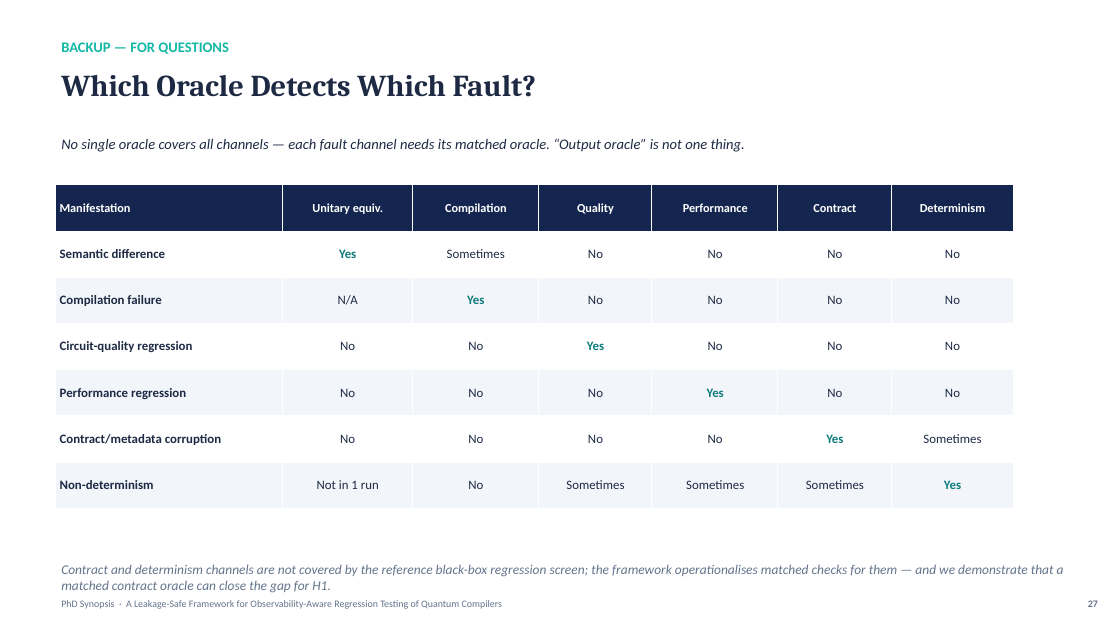
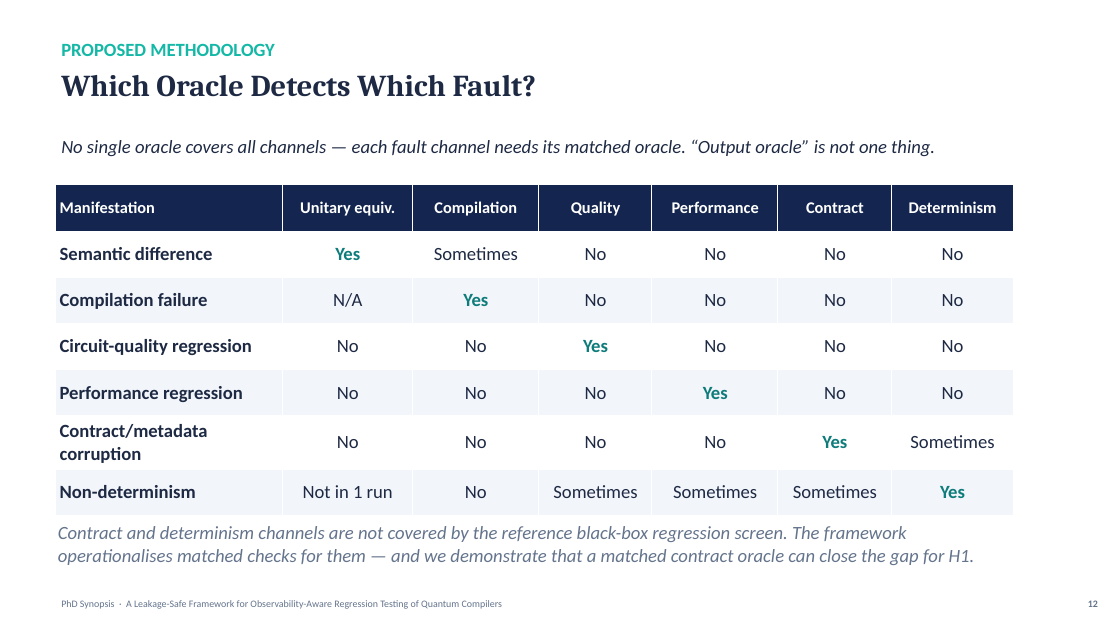
Before and after one commit to furqan-nr/quantum-transpiler-regression-testing, a slide deck: slide 12 of GSC files/GSC_Presentation_v4.pptx (slide 27 before the commit). Drawn at 1120x630 pixels with LibreOffice and Linux fonts; fonts in the diff are those of the drawing. Boxes give left, top, right and bottom in pixels: in the first picture for what was removed or moved away, otherwise in the second. Text is boxed around its words. In the diff, an @@ line names an element or a change of style, - is before the commit and + after.

```diff
--- a/GSC files/GSC_Presentation_v4.pptx
+++ b/GSC files/GSC_Presentation_v4.pptx
@@ text at <box>61,43,275,56</box>: text changed; size 12.5 to 16 pt @@
-BACKUP — FOR QUESTIONS
+PROPOSED METHODOLOGY
@@ text "No single oracle covers all ..." at <box>61,139,935,156</box>: size 12.5 to 16 pt @@
@@ table at <box>55,185,1013,515</box> @@
@@ size 10.5 to 14 pt in "Manifestation", "Unitary equiv.", "Compilation", "Quality" and 3 more places @@
@@ size 11 to 16 pt in "Semantic difference", "Yes", "Sometimes", "No" and 38 more places @@
@@ text at <box>58,526,975,565</box>: text changed; size 11.5 to 16 pt @@
-Contract and determinism channels are not covered by the reference black-box regression screen; the framework operationalises matched checks for them — and we demonstrate that a matched contract oracle can close the gap for H1.
+Contract and determinism channels are not covered by the reference black-box regression screen. The framework operationalises matched checks for them — and we demonstrate that a matched contract oracle can close the gap for H1.
```
Also in this commit, not shown: 25 other slides changed, 5 slides added, 1 slide removed, 40 other files.
